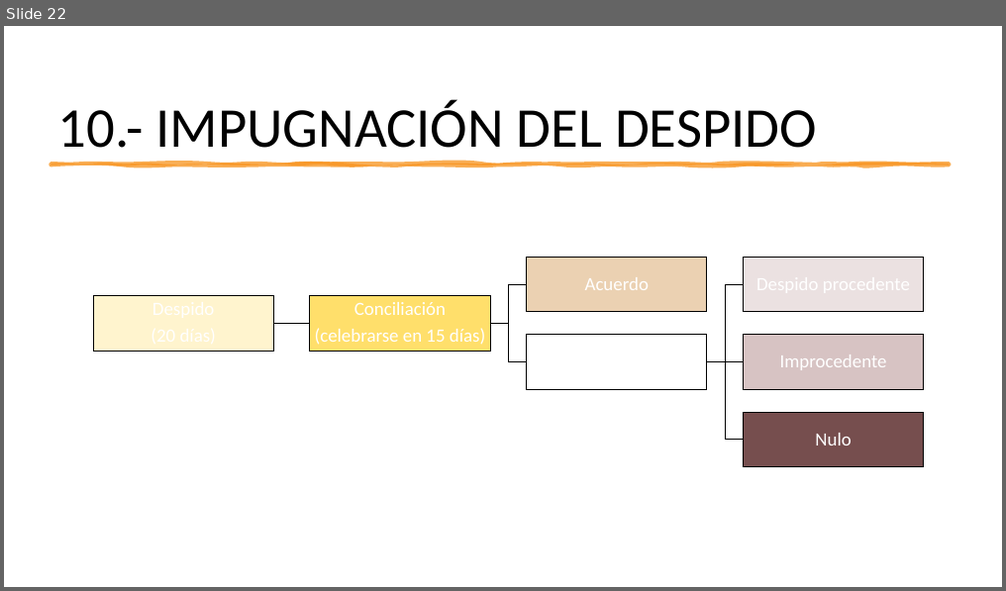
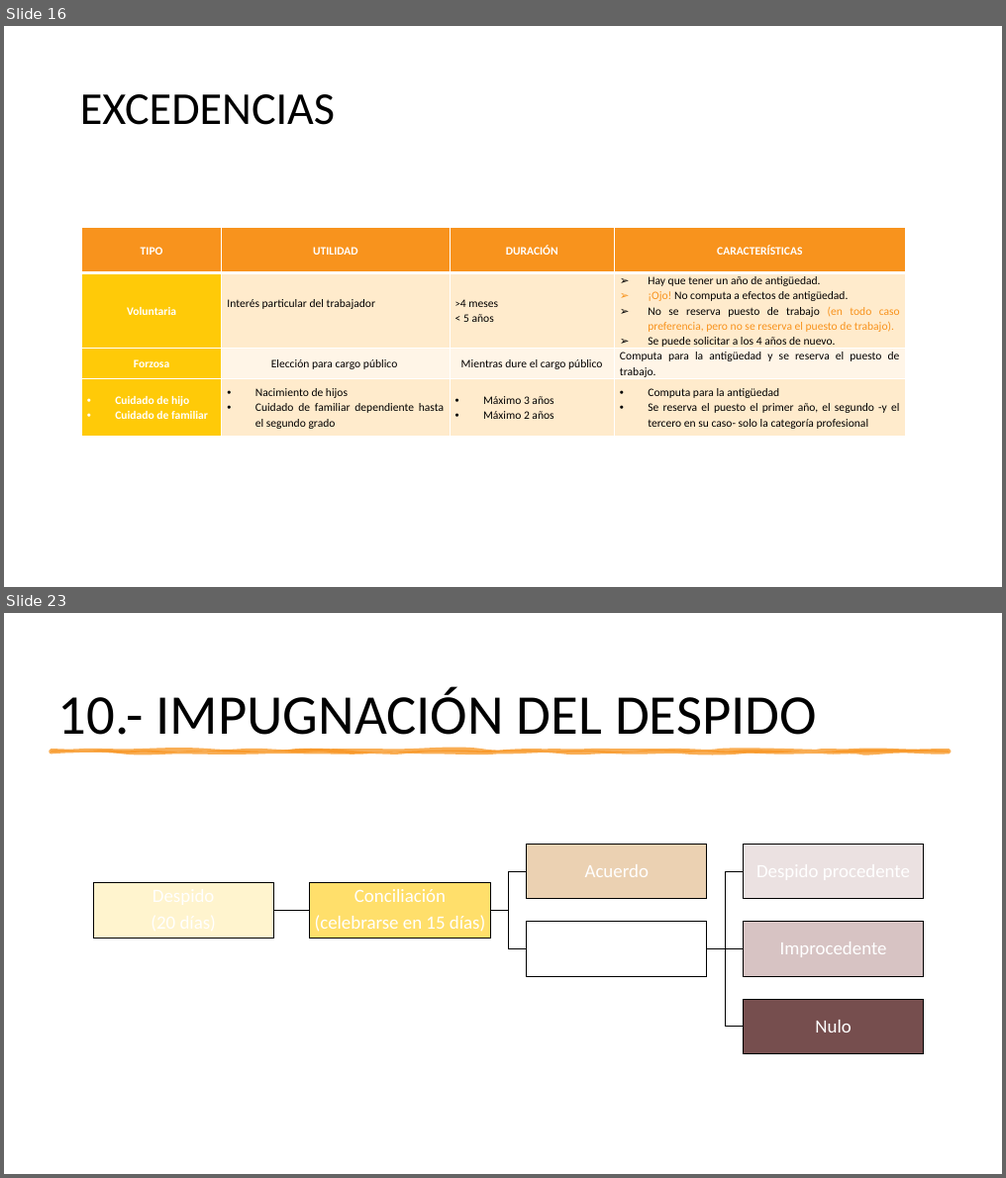
Before and after one commit to DiMaPaGa/daw1, a slide deck: PROGRAMACION/FOL/TEMA 3 FOL 2023 2024.pptx. Shown one above the other, each under a label of ours: slide 22 before the commit, slides 16 and 23 after it; the slides between them are not shown. The pictures are 1006x591 and 1006x1178 pixels, drawn with LibreOffice and Linux fonts; fonts in the diff are those of the drawing. Boxes give left, top, right and bottom in pixels: in the first picture for what was removed or moved away, otherwise in the second. Text is boxed around its words. In the diff, an @@ line names an element or a change of style, - is before the commit and + after.

```diff
--- a/PROGRAMACION/FOL/TEMA 3 FOL 2023 2024.pptx
+++ b/PROGRAMACION/FOL/TEMA 3 FOL 2023 2024.pptx
@@ slide 16 added at (x1=4, y1=26, x2=1002, y2=587), background #FFFFFF @@
@@ title added at (x1=80, y1=94, x2=335, y2=125), 44 pt, text #000000 @@
+EXCEDENCIAS
@@ table added at (x1=82, y1=227, x2=906, y2=433), 4 rows, 4 columns @@
+TIPO | UTILIDAD | DURACIÓN | CARACTERÍSTICAS
+Voluntaria | Interés particular del trabajador | >4 meses / < 5 años | Hay que tener un año de antigüedad. / ¡Ojo! No computa a efectos de antigüedad. / No se reserva puesto de trabajo (en todo caso preferencia, pero no se reserva el puesto de trabajo). / Se puede solicitar a los 4 años de nuevo.
+Forzosa | Elección para cargo público | Mientras dure el cargo público | Computa para la antigüedad y se reserva el puesto de trabajo.
+Cuidado de hijo / Cuidado de familiar | Nacimiento de hijos / Cuidado de familiar dependiente hasta el segundo grado | Máximo 3 años / Máximo 2 años | Computa para la antigüedad / Se reserva el puesto el primer año, el segundo -y el tercero en su caso- solo la categoría profesional
@@ what was slide 22 is now slide 23 @@
```
Also in this commit, not shown: 7 slides changed, 3 other files.
